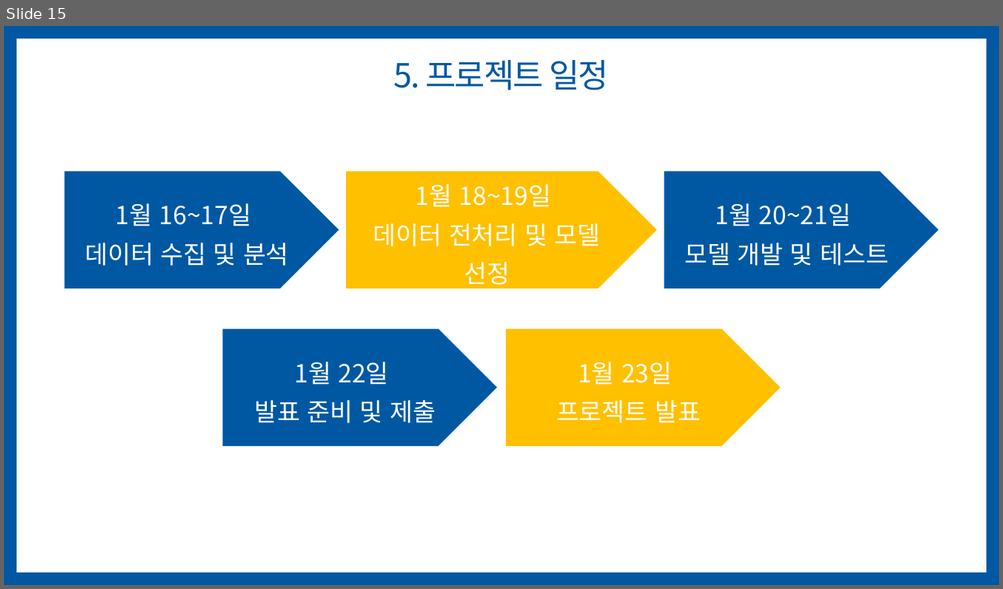
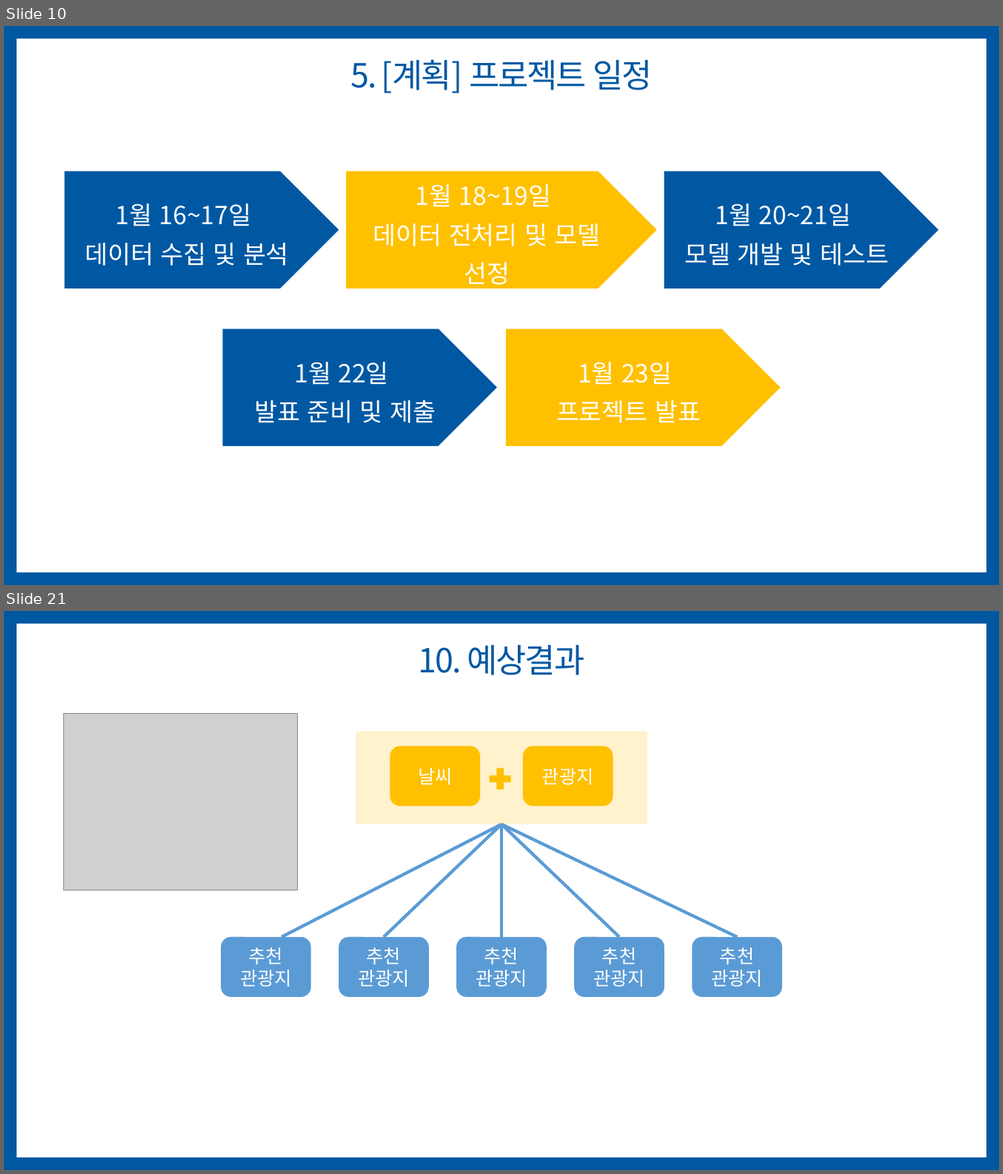
Before and after one commit to jihyeyun00/teamproject_python, a slide deck: 2차 팀프로젝트/6조_날씨-거리-만족도 기반의 제주도 관광지 추천(이현창,김동훈,김호경,윤지혜).pptx. Shown one above the other, each under a label of ours: slide 15 before the commit, slides 10 and 21 after it; the slides between them are not shown. The pictures are 1003x589 and 1003x1174 pixels, drawn with LibreOffice and Linux fonts; fonts in the diff are those of the drawing; grey boxes stand for pictures. Boxes give left, top, right and bottom in pixels: in the first picture for what was removed or moved away, otherwise in the second. Text is boxed around its words. In the diff, an @@ line names an element or a change of style, - is before the commit and + after.

```diff
--- a/2차 팀프로젝트/6조_날씨-거리-만족도 기반의 제주도 관광지 추천(이현창,김동훈,김호경,윤지혜).pptx
+++ b/2차 팀프로젝트/6조_날씨-거리-만족도 기반의 제주도 관광지 추천(이현창,김동훈,김호경,윤지혜).pptx
@@ slide 21 added at box(4, 611, 999, 1170), background #FFFFFF; not listed: 1 template element that a slide beside it also shows @@
@@ title added at box(418, 645, 585, 675), 32 pt, text #0058A3 @@
+10. 예상결과
@@ picture added at box(64, 713, 298, 891) @@
@@ rectangle added at box(356, 731, 647, 824), fill #FFF2CC @@
@@ rounded rectangle added at box(390, 746, 480, 806), fill #FFC000, 18 pt, text #FFFFFF @@
+날씨
@@ plus sign added at box(485, 765, 515, 794), fill #FFC000 @@
@@ rounded rectangle added at box(523, 746, 613, 806), fill #FFC000, 18 pt, text #FFFFFF @@
+관광지
@@ line added from (502, 824) to (282, 937), #5B9BD5 3 pt @@
@@ line added from (384, 937) to (502, 824), #5B9BD5 3 pt @@
@@ line added from (620, 937) to (502, 824), #5B9BD5 3 pt @@
@@ line added from (502, 937) to (502, 824), #5B9BD5 3 pt @@
@@ line added from (737, 937) to (502, 824), #5B9BD5 3 pt @@
@@ rounded rectangle added at box(221, 937, 311, 997), fill #5B9BD5, 18 pt, text #FFFFFF @@
+추천
+관광지
@@ rounded rectangle added at box(338, 937, 429, 997), fill #5B9BD5, 18 pt, text #FFFFFF @@
+추천
+관광지
@@ rounded rectangle added at box(456, 937, 546, 997), fill #5B9BD5, 18 pt, text #FFFFFF @@
+추천
+관광지
@@ rounded rectangle added at box(574, 937, 664, 997), fill #5B9BD5, 18 pt, text #FFFFFF @@
+추천
+관광지
@@ rounded rectangle added at box(692, 937, 782, 997), fill #5B9BD5, 18 pt, text #FFFFFF @@
+추천
+관광지
@@ what was slide 15 is now slide 10 @@
@@ slide 10 changed as well @@
@@ title at box(350, 59, 652, 93): text changed @@
-5. 프로젝트 일정
+5. [계획] 프로젝트 일정
```
Also in this commit, not shown: 5 other slides changed, 11 other slides added, 6 slides removed, 13 other files.
